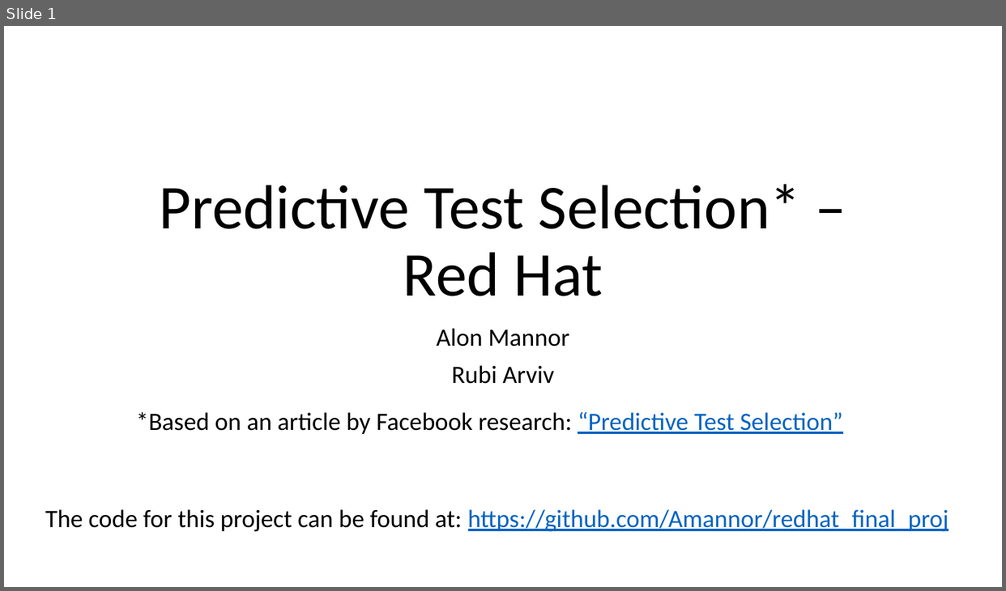
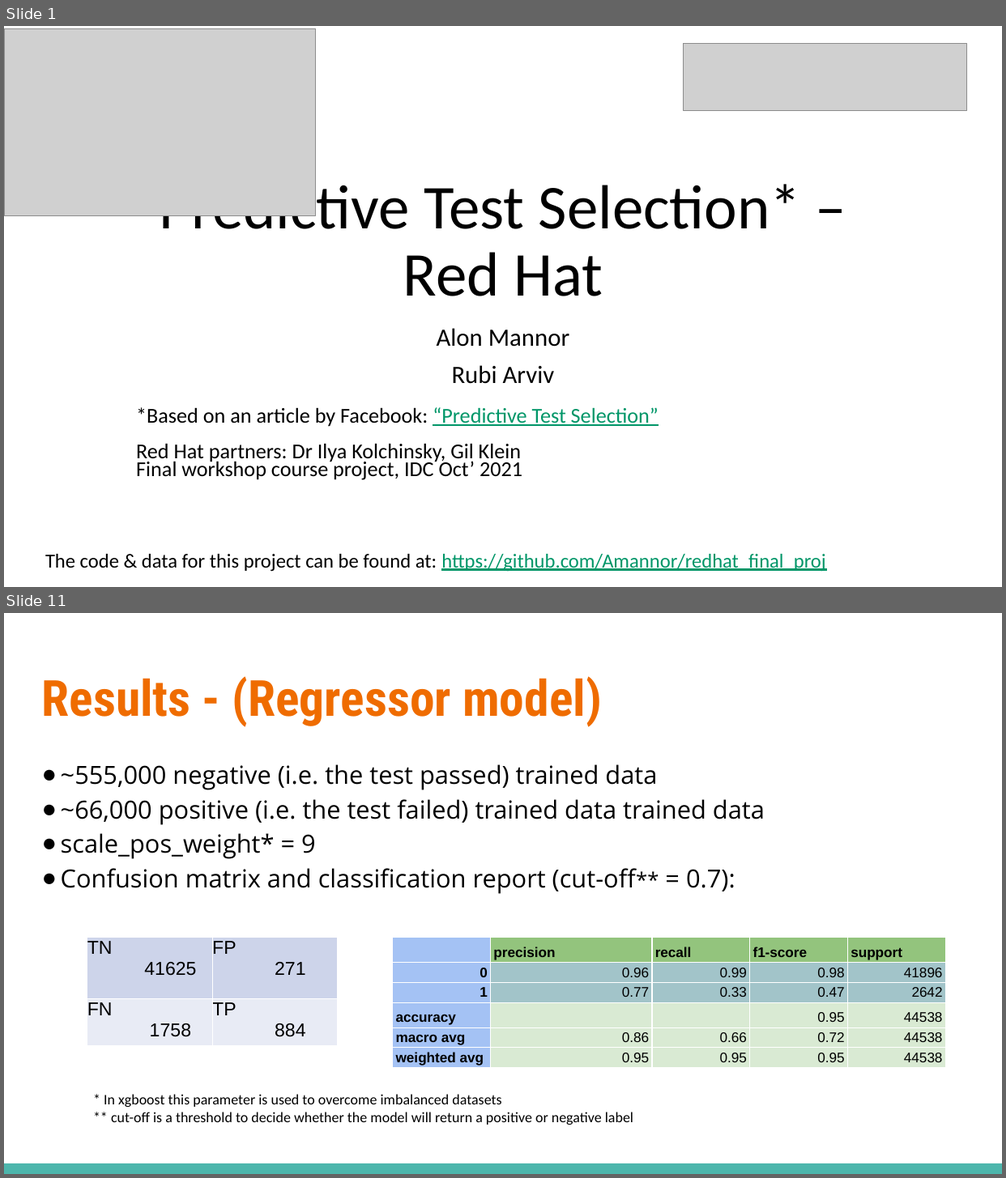
Before and after one commit to Amannor/redhat_final_proj, a slide deck: presentation/Demo_day_redhat_alon_rubi.pptx. Shown one above the other, each under a label of ours: slide 1 before the commit, slides 1 and 11 after it; the slides between them are not shown. The pictures are 1006x591 and 1006x1178 pixels, drawn with LibreOffice and Linux fonts; fonts in the diff are those of the drawing; grey boxes stand for pictures. Boxes give left, top, right and bottom in pixels: in the first picture for what was removed or moved away, otherwise in the second. Text is boxed around its words. In the diff, an @@ line names an element or a change of style, - is before the commit and + after.

```diff
--- a/presentation/Demo_day_redhat_alon_rubi.pptx
+++ b/presentation/Demo_day_redhat_alon_rubi.pptx
@@ slide 11 added at (4, 613, 1002, 1174), background #FFFFFF @@
@@ title added at (42, 676, 602, 727), 48 pt, text #EF6C00, bold @@
+Results - (Regressor model)
@@ text added at (61, 764, 765, 894), 24 pt, text #000000 @@
+● ~555,000 negative (i.e. the test passed) trained data
+● ~66,000 positive (i.e. the test failed) trained data trained data
+● scale_pos_weight* = 9
+● Confusion matrix and classification report (cut-off** = 0.7):
@@ table added at (87, 938, 337, 1174), 2 rows, 2 columns @@
+TN 41625 | FP 271
+FN 1758 | TP 884
@@ table added at (393, 938, 947, 1174), 6 rows, 5 columns @@
+ | precision | recall | f1-score | support
+0 | 0.96 | 0.99 | 0.98 | 41896
+1 | 0.77 | 0.33 | 0.47 | 2642
+accuracy |  |  | 0.95 | 44538
+macro avg | 0.86 | 0.66 | 0.72 | 44538
+weighted avg | 0.95 | 0.95 | 0.95 | 44538
@@ text added at (104, 1094, 633, 1125), 14 pt, text #000000 @@
+* In xgboost this parameter is used to overcome imbalanced datasets
+** cut-off is a threshold to decide whether the model will return a positive or negative label
@@ rectangle added at (4, 1164, 1002, 1174), fill #4DB6AC @@
@@ slide 1 changed as well @@
@@ picture added at (4, 29, 316, 216) @@
@@ picture added at (684, 43, 967, 110) @@
@@ title "Predictive Test Selection* – Red ..." rewrapped from (159, 184, 801, 297) to (159, 177, 801, 297) @@
@@ text at (136, 408, 658, 480): text changed; size 24 to 20.4 pt @@
-*Based on an article by Facebook research: “Predictive Test Selection”
+*Based on an article by Facebook: “Predictive Test Selection”
+Red Hat partners: Dr Ilya Kolchinsky, Gil Klein
+Final workshop course project, IDC Oct’ 2021
@@ text at (45, 554, 825, 572): text changed; size 24 to 19.2 pt; text colour #0563C1 to #009668 @@
-The code for this project can be found at: https://github.com/Amannor/redhat_final_proj
+The code & data for this project can be found at: https://github.com/Amannor/redhat_final_proj
```
Also in this commit, not shown: 4 other slides changed, 9 other slides added, 5 slides removed.
